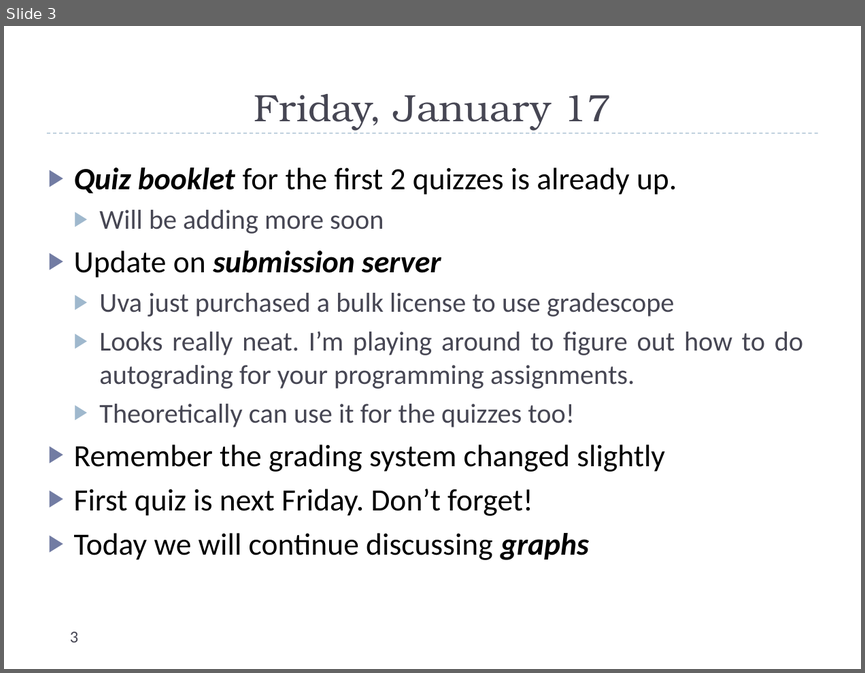
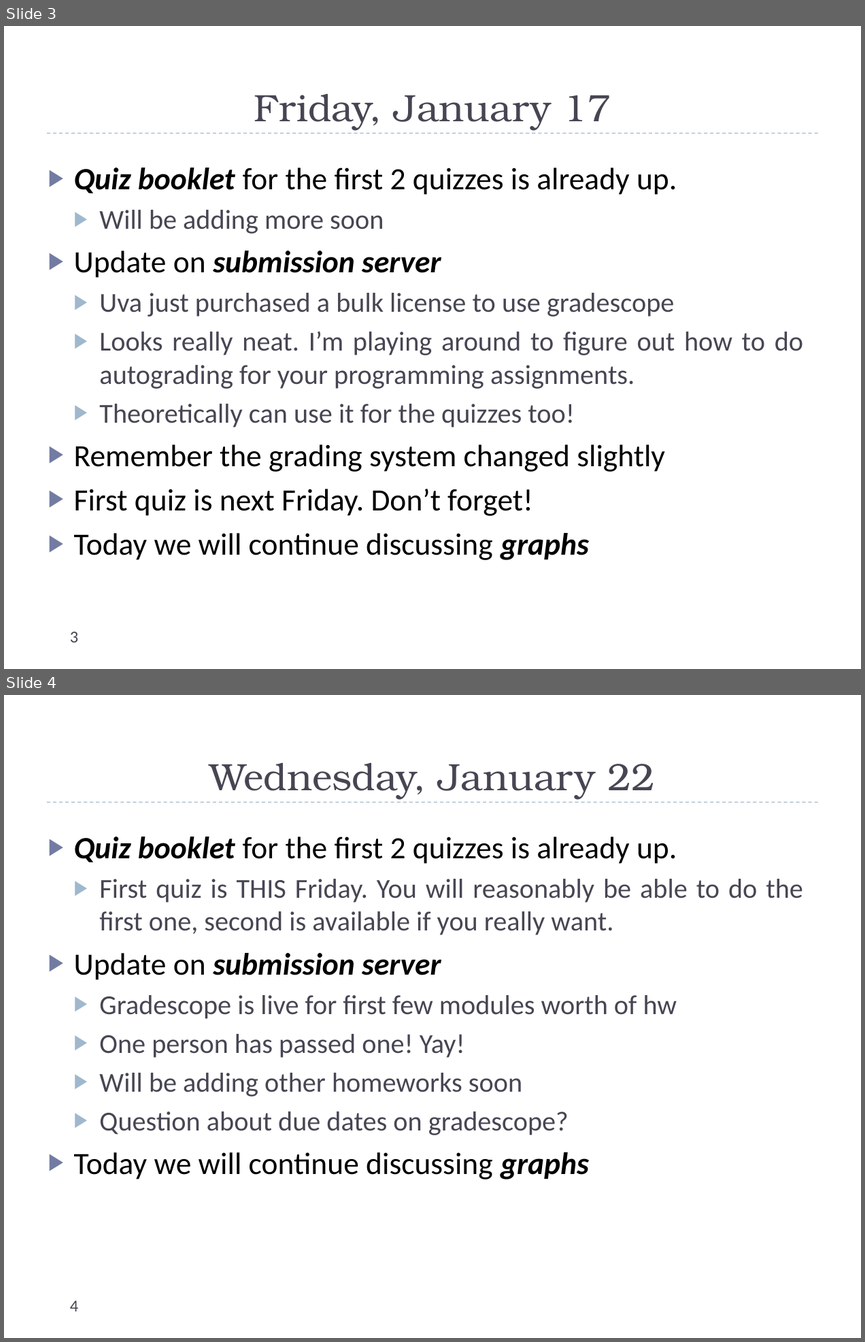
Before and after one commit to markfloryan/dsa2, a slide deck: slides/dailyAnnouncements.pptx. Shown one above the other, each under a label of ours: slide 3 before the commit, slides 3 and 4 after it. The pictures are 865x673 and 865x1342 pixels, drawn with LibreOffice and Linux fonts; fonts in the diff are those of the drawing. Boxes give left, top, right and bottom in pixels: in the first picture for what was removed or moved away, otherwise in the second. Text is boxed around its words. In the diff, an @@ line names an element or a change of style, - is before the commit and + after.

```diff
--- a/slides/dailyAnnouncements.pptx
+++ b/slides/dailyAnnouncements.pptx
@@ slide 4 added at (x1=4, y1=695, x2=861, y2=1338), background #FFFFFF; not listed: 1 template element that a slide beside it also shows @@
@@ title added at (x1=209, y1=763, x2=654, y2=799), 32 pt, text #464653 @@
+Wednesday, January 22
@@ text added at (x1=74, y1=836, x2=803, y2=1179), 23 pt, text #464653 @@
+▶ Quiz booklet for the first 2 quizzes is already up.
+  ▶ First quiz is THIS Friday. You will reasonably be able to do the first one, second is available if you really want.
+▶ Update on submission server
+  ▶ Gradescope is live for first few modules worth of hw
+  ▶ One person has passed one! Yay!
+  ▶ Will be adding other homeworks soon
+  ▶ Question about due dates on gradescope?
+▶ Today we will continue discussing graphs
@@ page number added at (x1=70, y1=1300, x2=78, y2=1311), 14 pt, text #464653 @@
+4
```
Also in this commit, not shown: 3 other files.
